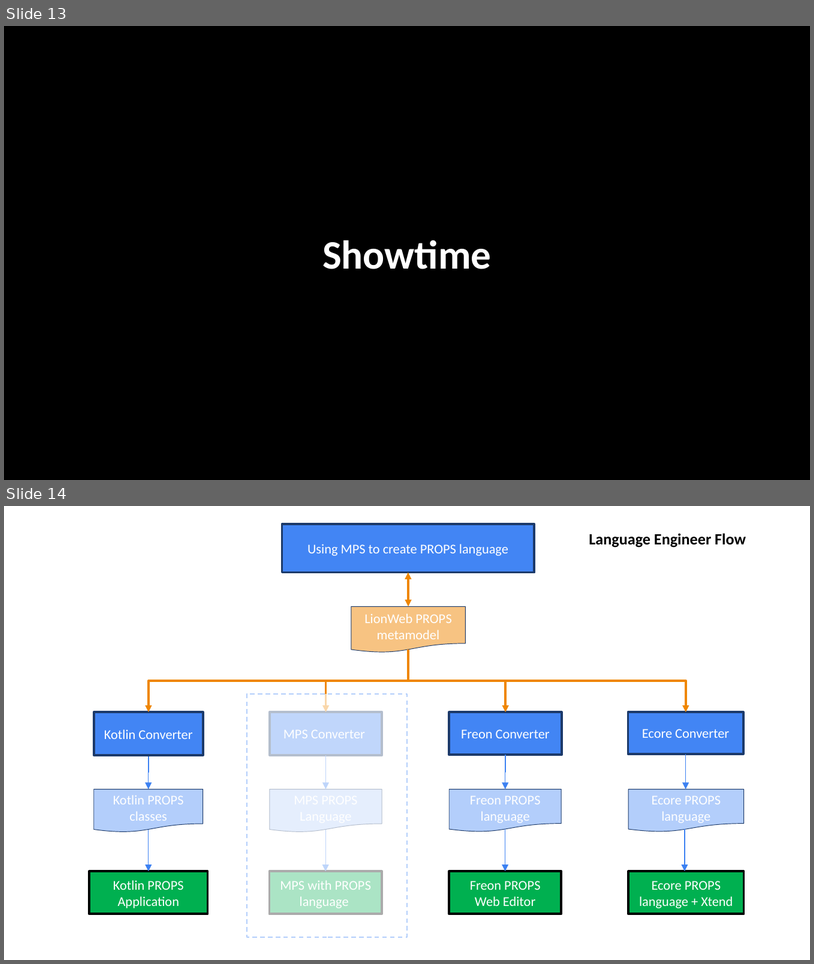
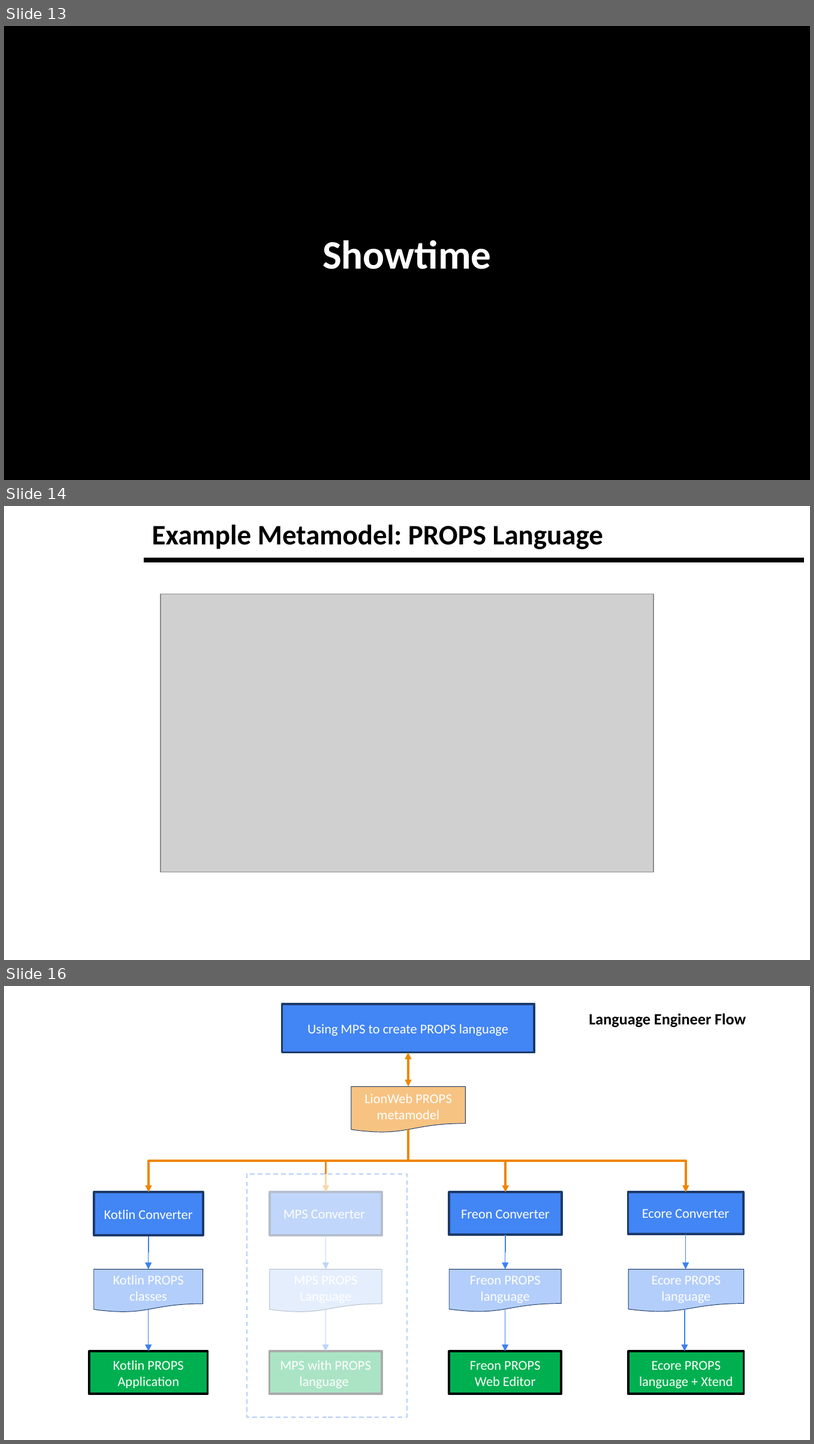
Before and after one commit to LionWeb-io/specification, a slide deck: resources/LangDev Talk.pptx. Shown one above the other, each under a label of ours: slides 13 and 14 before the commit, slides 13, 14 and 16 after it; the slides between them are not shown. The pictures are 814x964 and 814x1444 pixels, drawn with LibreOffice and Linux fonts; fonts in the diff are those of the drawing; grey boxes stand for pictures; background and template pictures are left out. Boxes give left, top, right and bottom in pixels: in the first picture for what was removed or moved away, otherwise in the second. Text is boxed around its words. In the diff, an @@ line names an element or a change of style, - is before the commit and + after.

Commit message:
added slide with PROPS metamodel

```diff
--- a/resources/LangDev Talk.pptx
+++ b/resources/LangDev Talk.pptx
@@ slide 14 added at (x1=4, y1=506, x2=810, y2=960), background #FFFFFF @@
@@ title added at (x1=152, y1=525, x2=603, y2=549), 25.2 pt, text #000000, bold @@
+Example Metamodel: PROPS Language
@@ line added from (144, 560) to (805, 560), #000000 4 pt @@
@@ picture added at (x1=161, y1=594, x2=653, y2=872) @@
@@ what was slide 14 is now slide 16 @@
```
Also in this commit, not shown: 1 other slide added.
